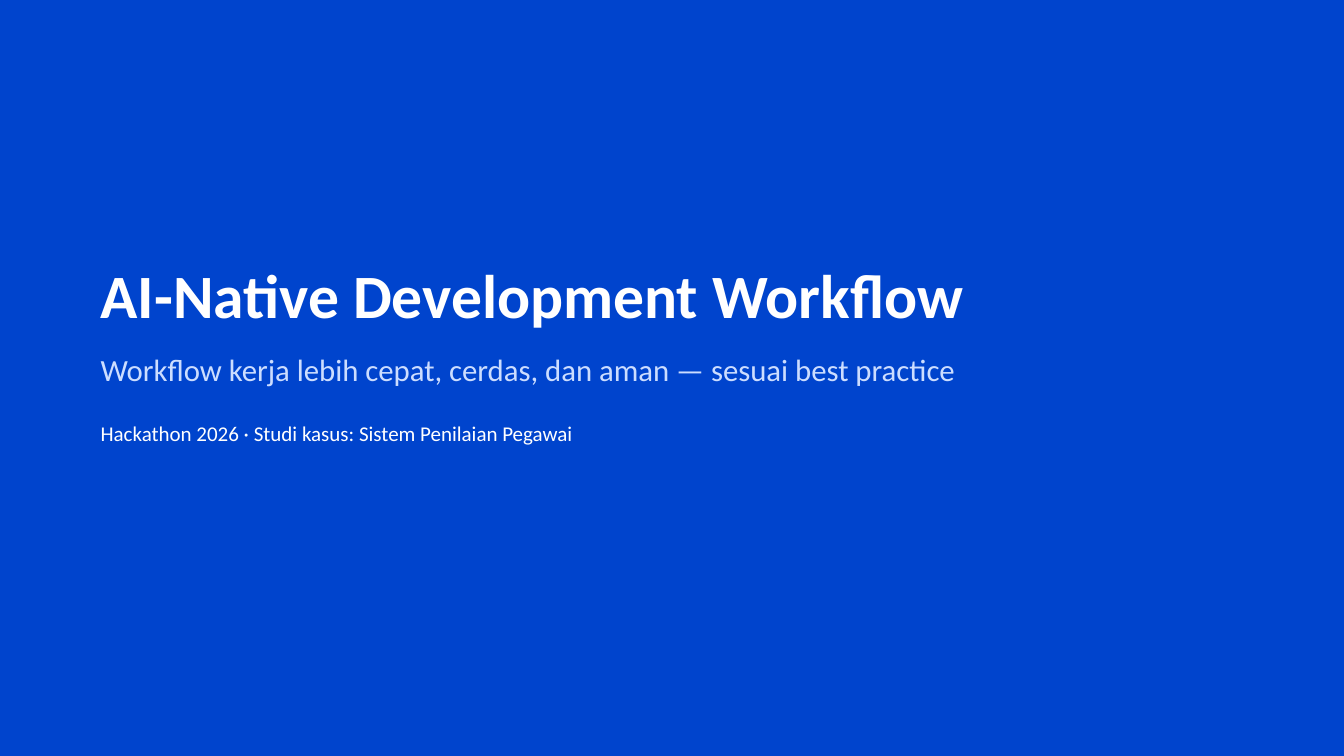
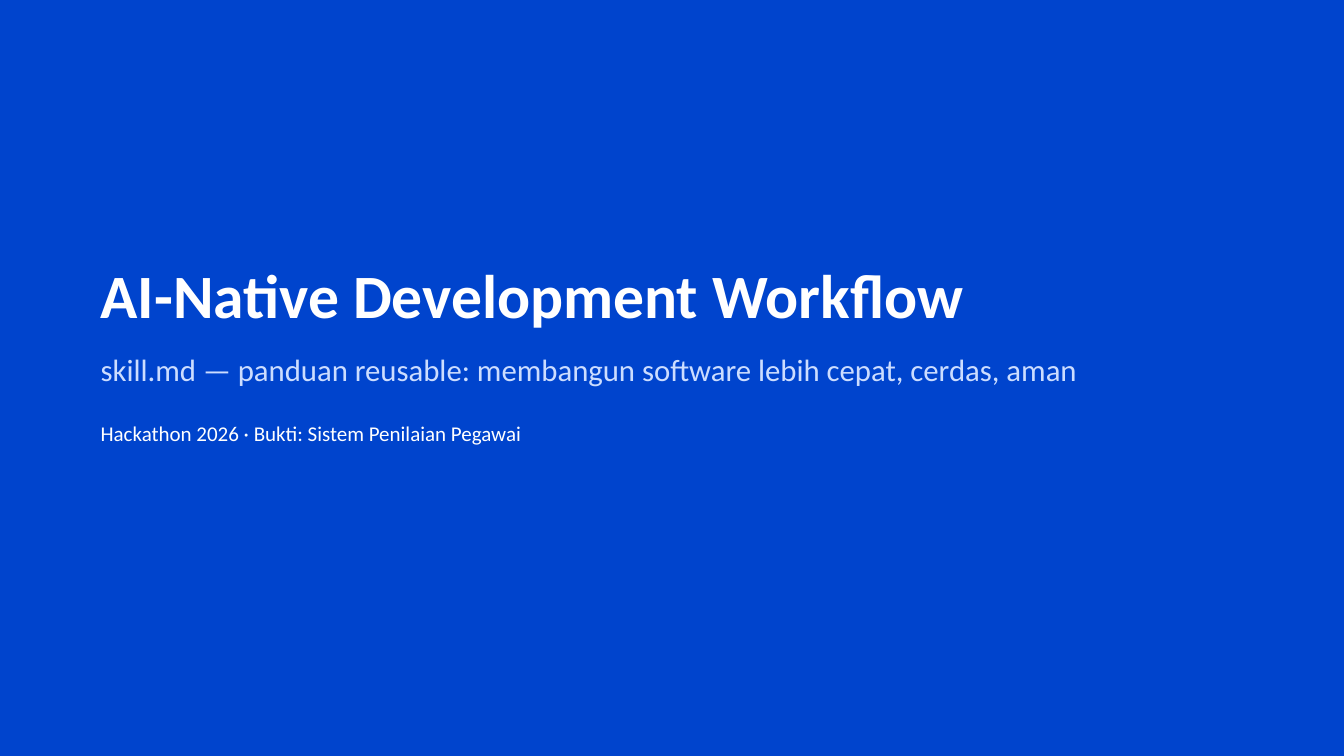
Before and after one commit to dhenta312/hackathon-appraisal, a slide deck: slide 1 of Presentasi-Penilaian-Kinerja.pptx. Drawn at 1344x756 pixels with LibreOffice and Linux fonts; fonts in the diff are those of the drawing. Boxes give left, top, right and bottom in pixels: in the first picture for what was removed or moved away, otherwise in the second. Text is boxed around its words. In the diff, an @@ line names an element or a change of style, - is before the commit and + after.

```diff
--- a/Presentasi-Penilaian-Kinerja.pptx
+++ b/Presentasi-Penilaian-Kinerja.pptx
@@ text at (101, 359, 1076, 445): text changed @@
-Workflow kerja lebih cepat, cerdas, dan aman — sesuai best practice
-Hackathon 2026 · Studi kasus: Sistem Penilaian Pegawai
+skill.md — panduan reusable: membangun software lebih cepat, cerdas, aman
+Hackathon 2026 · Bukti: Sistem Penilaian Pegawai
```
Also in this commit, not shown: 1 other slide changed, 1 other file.
